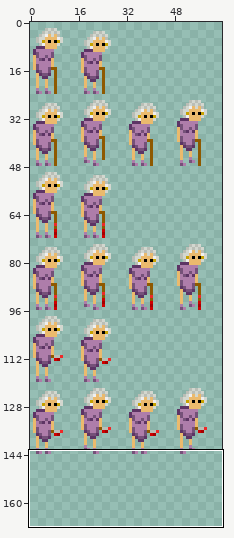
Edited in one commit: sprite sheet (JudgementDay/Assets/Images/grandma.png). Above: a wide view before the commit, with the close-up outlined.
Close-up. First the earlier version:
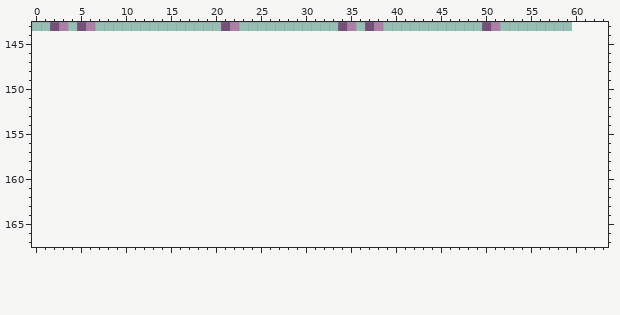
The file is 64x144 pixels. Shown: x 0..63, y 143..167. The old version is drawn lined up with the new one, on the new canvas.
The result:
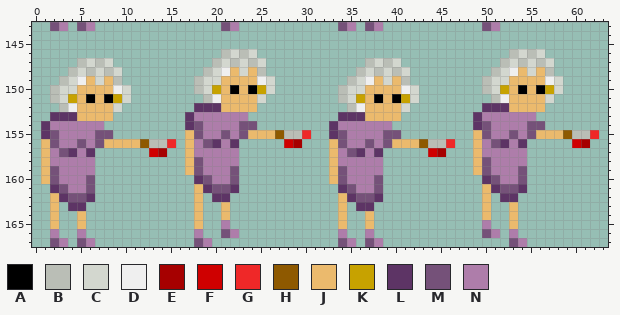
Palette (. is transparent): A #000000  B #babeb6  C #d3d7cf  D #efefef  E #a60000  F #cf0000  G #ef2828  H #8e5900  J #ebba6d  K #c7a200  L #5d3465  M #755179  N #ae7daa
Changes in this commit:
canvas 64x144 -> 64x168, the old top-left corner now at -4,0 (the part of the old canvas that was cut away was empty and is not shown)
y 146: x 21..24 .... -> BCBC; x 53..56 .... -> BCBC
y 147: x 5..8 .... -> BCBC; x 20..25 ...... -> BCBCBC; x 37..40 .... -> BCBC; x 52..57 ...... -> BCBCBC
y 148: x 4..9 ...... -> BCBCBC; x 19..25 ....... -> BCDJCJB; x 36..41 ...... -> BCBCBC; x 51..57 ....... -> BCDJCJB
y 149: x 3..9 ....... -> BCDJCJB; x 18..26 ......... -> BCCJJJJDC; x 35..41 ....... -> BCDJCJB; x 50..58 ......... -> BCCJJJJDC
y 150: x 2..10 ......... -> BCCJJJJDC; x 18..26 ......... -> BCKJAJAKC; x 34..42 ......... -> BCCJJJJDC; x 50..58 ......... -> BCKJAJAKC
y 151: x 2..10 ......... -> BCKJAJAKC; x 19..25 ....... -> BDJJJJC; x 34..42 ......... -> BCKJAJAKC; x 51..57 ....... -> BDJJJJC
y 152: x 3..9 ....... -> BDJJJJC; x 18..24 ....... -> LLLJJJJ; x 35..41 ....... -> BDJJJJC; x 50..56 ....... -> LLLJJJJ
y 153: x 2..8 ....... -> LLLJJJJ; x 17..23 ....... -> LNNNNNN; x 34..40 ....... -> LLLJJJJ; x 49..55 ....... -> LNNNNNN
y 154: x 1..7 ....... -> LNNNNNN; x 17..24 ........ -> LMNNNNMM; x 33..39 ....... -> LNNNNNN; x 49..56 ........ -> LMNNNNMM
y 155: x 1..8 ........ -> LMNNNNMM; x 17..30 .............. -> JMNNMNMJJJHBBG; x 33..40 ........ -> LMNNNNMM; x 49..62 .............. -> JMNNMNMJJJHBBG
y 156: x 1..15 ............... -> JMNNMNMJJJJHBBG; x 17..22 ...... -> JNMLNL; x 28..29 .. -> FE; x 33..46 .............. -> JMNNMNMJJJHBBG; x 49..54 ...... -> JNMLNL; x 60..61 .. -> FE
y 157: x 1..6 ...... -> JNMLNL; x 13..14 .. -> FE; x 17..22 ...... -> JNNNNN; x 33..38 ...... -> JNMLNL; x 44..45 .. -> FE; x 49..54 ...... -> JNNNNN
y 158: x 1..6 ...... -> JNNNNN; x 17..22 ...... -> JMNNNN; x 33..38 ...... -> JNNNNN; x 49..54 ...... -> JMNNNN
y 159: x 1..6 ...... -> JMNNNN; x 17..22 ...... -> JMNNNM; x 33..38 ...... -> JMNNNN; x 49..54 ...... -> JMNNNM
y 160: x 1..6 ...... -> JMNNNM; x 18..22 ..... -> LMNNM; x 33..38 ...... -> JMNNNM; x 50..54 ..... -> LMNNM
y 161: x 2..6 ..... -> LMNNM; x 18..22 ..... -> JLMML; x 34..38 ..... -> LMNNM; x 50..54 ..... -> JLMML
y 162: x 2..6 ..... -> JLMML; x 18 . -> J; x 20..21 .. -> LL; x 34..38 ..... -> JLMML; x 50 . -> J; x 52..53 .. -> LL
y 163: x 2 . -> J; x 4..5 .. -> LL; x 18 . -> J; x 21 . -> J; x 34 . -> J; x 36..37 .. -> LL; x 50 . -> J; x 53 . -> J
y 164: x 2 . -> J; x 5 . -> J; x 18 . -> J; x 21 . -> J; x 34 . -> J; x 37 . -> J; x 50 . -> J; x 53 . -> J
y 165: x 2 . -> J; x 5 . -> J; x 18 . -> J; x 21 . -> N; x 34 . -> J; x 37 . -> J; x 50 . -> N; x 53 . -> J
y 166: x 2 . -> N; x 5 . -> N; x 18 . -> N; x 21..22 .. -> MN; x 34 . -> N; x 37 . -> N; x 50..51 .. -> MN; x 53 . -> N
y 167: x 2..3 .. -> MN; x 5..6 .. -> MN; x 18..19 .. -> MN; x 34..35 .. -> MN; x 37..38 .. -> MN; x 53..54 .. -> MN
Pixel boxes of the changes (left, top, right, bottom) in both close-ups:
added: (41, 49, 599, 247)
